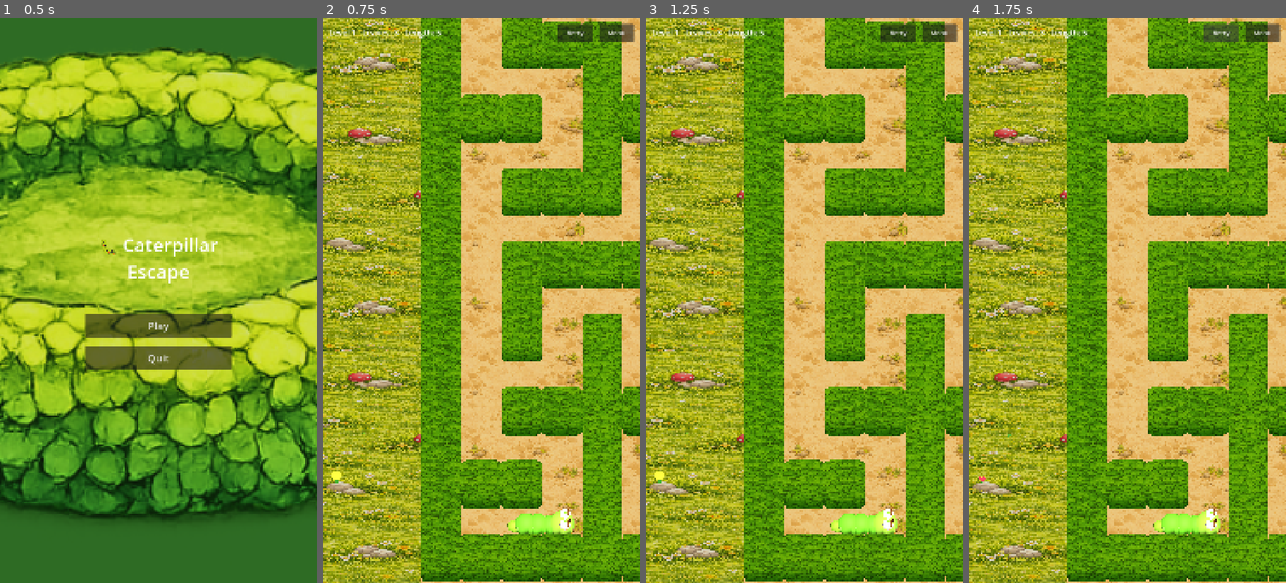
Above: before the commit, frames 1-4 (left to right).
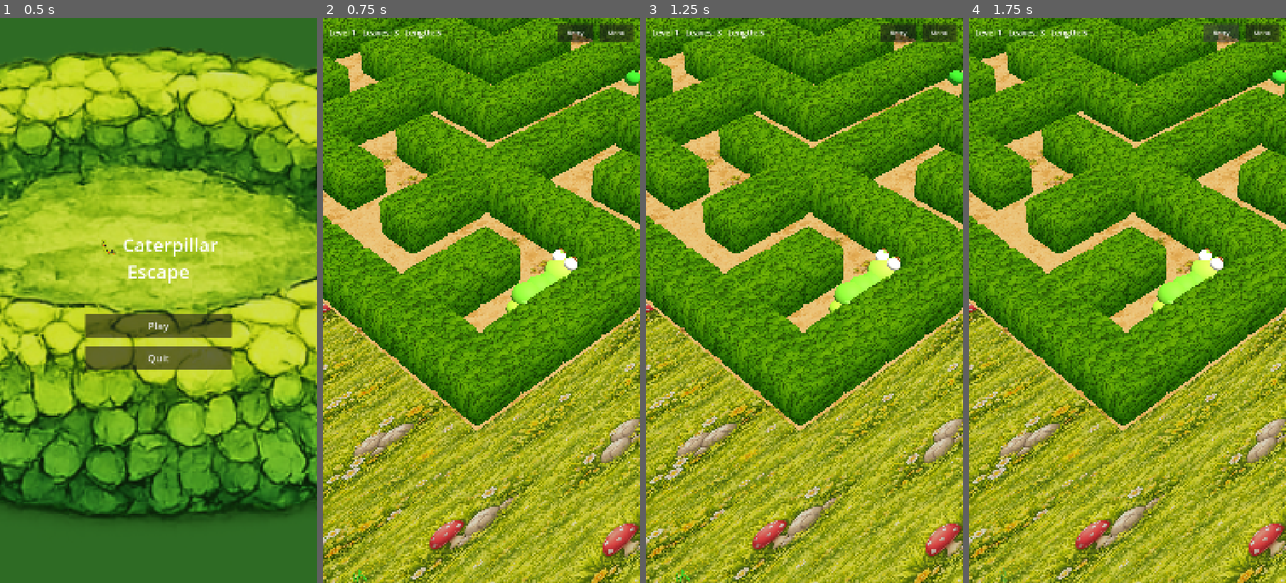
Above: after the commit, the same moments.

Repository: blago83/CaterpillarEscapeGame
Game: Godot game, scene res://scenes/MainMenu.tscn
Two runs of this game, one before a commit and one after it. Both use one fixed random seed, a clock stepped at 60 frames per second and the inputs below.
Inputs:
- Up to frame 1 (0.5 s): no input
- Up to frame 2 (0.75 s): click "Play" at 0.5 s
- Up to frame 3 (1.25 s): no input
- Up to frame 4 (1.75 s): click "Retry" at 1.25 s

Frame 1 is identical in both runs. In frame 2, 86% of the frame differs, in the area x 0-100%, y 0-100%; in frame 3, 86%; in frame 4, 86%.

Commit message:
Switch to perspective camera with isometric-like angle
- Projection: orthographic → perspective (FOV 38°)
- Camera offset: Vector3(-7, 9, 7.5) from look-at target
- Uses look_at() for smooth follow instead of fixed rotation
- Gives ~-52° pitch, ~-32° yaw like the reference image
- Camera smoothly follows player head position
- Debug controls still active (Q/E/Z/C/R/T/I/K/J/L/U/O/N/M/P)
  N/M now adjusts FOV instead of ortho size

Diff:
--- a/scripts/level_3d.gd
+++ b/scripts/level_3d.gd
@@ -2,11 +2,13 @@
 
 const CELL := 1.0
 const WALL_HEIGHT := 0.85
-const CAM_HEIGHT := 20.0
-const ORTHO_SIZE := 14.0
 const GROUND_COLOR := Color(0.76, 0.70, 0.50)
 const BUSH_TOP := Color(0.40, 0.62, 0.10)
 const BUSH_BOTTOM := Color(0.12, 0.35, 0.07)
+
+# Camera offset from the look-at target (gives that ~-52°, -32° perspective feel)
+const CAM_OFFSET := Vector3(-7.0, 9.0, 7.5)
+const CAM_FOV := 38.0
 
 const Segment3DScript := preload("res://scripts/segment_3d.gd")
 const Leaf3DScript := preload("res://scripts/leaf_3d.gd")
@@ -154,13 +156,12 @@
 var _wall_mat: ShaderMaterial
 var _wall_mesh: BoxMesh
 var _ground_mat: StandardMaterial3D
-var _cam_target := Vector3.ZERO
-var _cam_z_min := -1e9
-var _cam_z_max := 1e9
+var _cam_look_target := Vector3.ZERO
 var _wall_cells: Array[Vector2i] = []
 var _diag_timer := 0.0
 var _move_count := 0
 var _frame_count := 0
+var _p_was_pressed := false
 
 @onready var cam: Camera3D = $Camera3D
 @onready var maze_layer: Node3D = $MazeLayer
@@ -358,30 +359,25 @@
 	# Scatter decorations outside the maze
 	_spawn_decorations()
 
-	# Camera setup – orthographic for uniform brightness across the screen
-	cam.projection = Camera3D.PROJECTION_ORTHOGONAL
-	cam.size = ORTHO_SIZE
+	# Camera setup – perspective with isometric-like offset
+	cam.projection = Camera3D.PROJECTION_PERSPECTIVE
+	cam.fov = CAM_FOV
 	cam.near = 0.1
 	cam.far = 100.0
-	cam.rotation_degrees = Vector3(-65, 0, 0)
-	# Compute camera Z bounds so the view stays within the maze
-	var cam_offset_z := CAM_HEIGHT / tan(deg_to_rad(65.0))
-	# Orthographic: visible Z range on ground = size / sin(tilt), symmetric top/bottom
-	var half_view_z := ORTHO_SIZE / (2.0 * sin(deg_to_rad(65.0)))
-	var maze_z_top := -0.5 * CELL
-	var maze_z_bot := (float(_maze_h) - 0.5) * CELL
-	_cam_z_min = maze_z_top + cam_offset_z + half_view_z
-	_cam_z_max = maze_z_bot + cam_offset_z - half_view_z
-	if _cam_z_min > _cam_z_max:
-		var mid := (_cam_z_min + _cam_z_max) * 0.5
-		_cam_z_min = mid
-		_cam_z_max = mid
+
+	# Compute maze center for initial camera placement
+	var maze_center := Vector3(
+		(float(_maze_w) - 1.0) * CELL * 0.5,
+		0.0,
+		(float(_maze_h) - 1.0) * CELL * 0.5
+	)
 
 	var head_pos := _pos(player_cell)
-	_cam_target = Vector3(head_pos.x, CAM_HEIGHT, clampf(head_pos.z + cam_offset_z, _cam_z_min, _cam_z_max))
-	cam.position = _cam_target
+	_cam_look_target = Vector3(head_pos.x, 0.8, head_pos.z)
+	cam.position = _cam_look_target + CAM_OFFSET
+	cam.look_at(_cam_look_target, Vector3.UP)
 	cam.current = true
-	print("Level loaded: %d walls, cam at %s, cam_rot=%s, projection=%d" % [wall_set.size(), cam.position, cam.rotation_degrees, cam.projection])
+	print("Level loaded: %d walls, cam at %s, cam_rot=%s, fov=%.0f" % [wall_set.size(), cam.position, cam.rotation_degrees, cam.fov])
 
 	# Caterpillar – determine initial facing (first open direction)
 	for d in [Vector2i.RIGHT, Vector2i.UP, Vector2i.DOWN, Vector2i.LEFT]:
@@ -800,8 +796,64 @@
 			_diag_timer + 5.0, fps, node_count, obj_count, mem_static, mem_msg, vram, draw_calls, _move_count, segment_nodes.size(), cat_layer.get_child_count()])
 		_diag_timer = 0.0
 
-	# Smooth camera follow
-	cam.position = cam.position.lerp(_cam_target, minf(delta * 12.0, 1.0))
+	# ── Debug camera controls ──
+	# ROTATION:  Q/E = tilt (X), Z/C = yaw (Y), R/T = roll (Z)
+	# POSITION:  I/K = forward/back, J/L = left/right, U/O = up/down
+	# ZOOM:      N/M = zoom out/in (ortho size)
+	# PRINT:     P = print all camera values
+	# Hold Shift for finer control
+	var rot_speed := 30.0 * delta
+	var move_speed := 10.0 * delta
+	var zoom_speed := 5.0 * delta
+	if Input.is_key_pressed(KEY_SHIFT):
+		rot_speed *= 0.2
+		move_speed *= 0.2
+		zoom_speed *= 0.2
+	# Rotation
+	if Input.is_key_pressed(KEY_Q):
+		cam.rotation_degrees.x -= rot_speed
+	if Input.is_key_pressed(KEY_E):
+		cam.rotation_degrees.x += rot_speed
+	if Input.is_key_pressed(KEY_Z):
+		cam.rotation_degrees.y -= rot_speed
+	if Input.is_key_pressed(KEY_C):
+		cam.rotation_degrees.y += rot_speed
+	if Input.is_key_pressed(KEY_R):
+		cam.rotation_degrees.z -= rot_speed
+	if Input.is_key_pressed(KEY_T):
+		cam.rotation_degrees.z += rot_speed
+	# Position
+	if Input.is_key_pressed(KEY_J):
+		cam.position.x -= move_speed
+	if Input.is_key_pressed(KEY_L):
+		cam.position.x += move_speed
+	if Input.is_key_pressed(KEY_I):
+		cam.position.z -= move_speed
+	if Input.is_key_pressed(KEY_K):
+		cam.position.z += move_speed
+	if Input.is_key_pressed(KEY_U):
+		cam.position.y += move_speed
+	if Input.is_key_pressed(KEY_O):
+		cam.position.y -= move_speed
+	# Zoom (FOV)
+	if Input.is_key_pressed(KEY_N):
+		cam.fov = minf(cam.fov + zoom_speed * 5.0, 90.0)
+	if Input.is_key_pressed(KEY_M):
+		cam.fov = maxf(cam.fov - zoom_speed * 5.0, 10.0)
+	# Print
+	if Input.is_key_pressed(KEY_P):
+		if not _p_was_pressed:
+			print(">>> CAM rotation=%s  position=%s  fov=%.1f" % [cam.rotation_degrees, cam.position, cam.fov])
+		_p_was_pressed = true
+	else:
+		_p_was_pressed = false
+
+	# Smooth camera follow – lerp look target, recompute position + look_at
+	var new_look := _cam_look_target
+	var current_look := cam.position - CAM_OFFSET
+	current_look = current_look.lerp(new_look, minf(delta * 12.0, 1.0))
+	cam.position = current_look + CAM_OFFSET
+	cam.look_at(current_look, Vector3.UP)
 
 	# Smooth segment interpolation
 	var lerp_speed: float
@@ -894,8 +946,7 @@
 	_segment_targets = _calc_positions()
 	_segment_target_rots = _calc_target_rotations()
 	var head3 := _pos(segment_cells[0])
-	var cam_offset_z := CAM_HEIGHT / tan(deg_to_rad(65.0))
-	_cam_target = Vector3(head3.x, CAM_HEIGHT, clampf(head3.z + cam_offset_z, _cam_z_min, _cam_z_max))
+	_cam_look_target = Vector3(head3.x, 0.8, head3.z)
 
 	# When reversing, the tail is the leading end — check it for pickups/hazards
 	var lead_cell := new_tail
@@ -950,8 +1001,7 @@
 	_segment_targets = _calc_positions()
 	_segment_target_rots = _calc_target_rotations()
 	var tgt3 := _pos(target)
-	var cam_offset_z := CAM_HEIGHT / tan(deg_to_rad(65.0))
-	_cam_target = Vector3(tgt3.x, CAM_HEIGHT, clampf(tgt3.z + cam_offset_z, _cam_z_min, _cam_z_max))
+	_cam_look_target = Vector3(tgt3.x, 0.8, tgt3.z)
 
 	# Collect leaf
 	if leaves.has(target):
